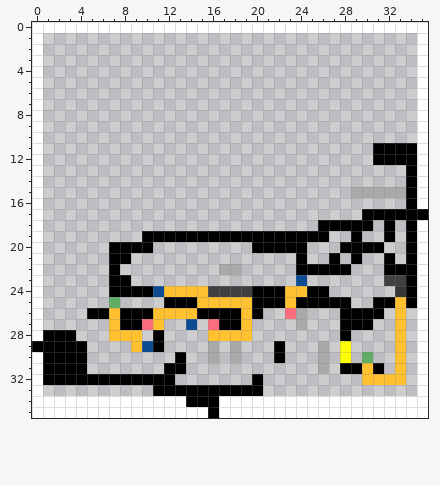
Two versions of one pixel-art sprite, AridArnold/Content/Campaigns/MainCampaign/Levels/0804.png. The first picture shows the starting point.
The file is 36x36 pixels. Colours within 5 levels of each other are drawn and written as one.
And afterwards:
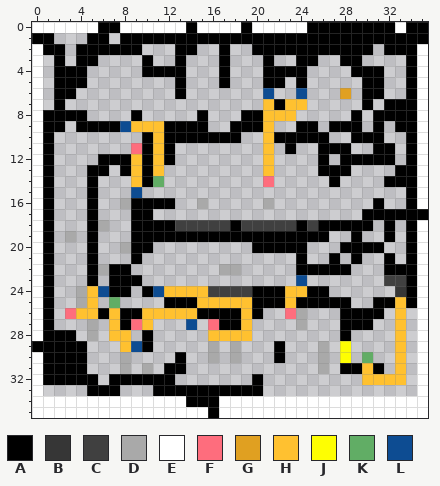
Palette (. is transparent): A #000000  B #363636  C #404040  D #a9a9a9fc  E #ffffff  F #ff6c7cfc  G #e0a021  H #ffc130  J #ffff00fc  K #61ad65  L #0d4c92
The edit:
@@ x 0..35 @@
- 0 EEEEEEEEEEEEEEEEEEEEEEEEEEEEEEEEEEEE
- 1 E..................................E
- 2 E..................................E
- 3 E..................................E
- 4 E..................................E
- 5 E..................................E
- 6 E..................................E
- 7 E..................................E
- 8 E..................................E
- 9 E..................................E
-10 E..................................E
-11 E..............................AAAAE
-12 E..............................AAAAE
-13 E.................................AE
-14 E.................................AE
-15 E............................DDDDDAE
-16 E.................................AE
-17 E.............................AAAAAA
-18 E.........................AAAAA.A.AE
-19 E.........AAAAAAAAAAAAAAAAA..A..A.AE
-20 E......AAAA.........AAAAA...AAAA..AE
-21 E......AA...............A..A.A..A.AE
-22 E......A.........DD.....AAAAA...AAAE
-23 E......AA...............L.......CCAE
-24 E......AAAALHHHHCCCCAAAHHAA......BAE
-25 E......K....AAAHHHHHAAAHAAAAA..AAHAE
-26 E....AAHAAAHHHHAAAAHA..FD...AAAA.H.E
-27 E......HAAFH..L.FAAH....D...AAA..H.E
-28 EAAA...HHH.A....HHHH........A....H.E
-29 AAAAA....HLA....D.D...A...D.J....H.E
-30 EAAAA........A..D.D...A...D.J.K..H.E
-31 EAAAA.......AA............D.AAHA.H.E
-32 EAAAAAAAAAAAA.......A.........HHHH.E
-33 E..........AAAAAAAAAA..............E
+ 0 EEEEEEAAEEEEEEAEEEEAEEEEEAAAAAAAAEAA
+ 1 AA...AA.AAAAAAAAAAAAAAAAAAAAAAAAAAAA
+ 2 EAA.AAAAAA...AA..A..AAAAAAAAAAA.AAAE
+ 3 E.A.AA....A..A...A...A..AA..AA....AE
+ 4 E.AAA.....AAAA...A...AAAA....AAA..AE
+ 5 E.AAA........A...A...AA.A.....AA..AE
+ 6 E.AA.........A.......L..L...G.AA..AE
+ 7 E.A..................HAHH.....A.AAAE
+ 8 EAAAA....A.....A...AAHHH.....A.AAAAE
+ 9 EAA.AAAALHHHAAAA..AAAH..AA.AAA.A.AAE
+10 EA........AHAAAAAAA..HAAAAA..AAA..AE
+11 EA.......FAHA........H.A..AAA..AA.AE
+12 EA....AAAHAHA........H....A.AAAAA.AE
+13 EA...AA.AHAH.........H....AAA....AAE
+14 EA...A...HAK.........F.....A....AAAE
+15 EA...A...L........................AE
+16 EA...A..DAAAA..D.....D.........A..AE
+17 EA...A...AA...................AAAAAA
+18 EA...AD..AAAACCCCCACCCCCACAAAAA.A.AE
+19 EA.D.A...AAAAAAAAAAAAAAAAAA..A..A.AE
+20 EA...A..DAA.........AAAAA...AAAA..AE
+21 EA...A...A..............A..A.A..A.AE
+22 EA...ADAA........DD.....AAAAA...AAAE
+23 EA...A.AAA..............L.......CCAE
+24 EA..DHLAA.ALHHHHCCCCAAAHHAA......BAE
+25 EA..DH.K....AAAHHHHHAAAHAAAAA..AAHAE
+26 EA.FHHAHAAHHHHHAAAAHA..FD...AAAA.H.E
+27 EA...D.HAFH...L.FAAH....D...AAA..H.E
+28 EAAA.D.HH.A.....HHHH........A....H.E
+29 AAAAA...HLA.....D.D...A...D.J....H.E
+30 EAAAA...D....A..D.D...A...D.J.K..H.E
+31 EAAAA...D.D.AA............D.AAHA.H.E
+32 EAAAAA.AAAAAA.......A.........HHHH.E
+33 E....AAA...AAAAAAAAAA..............E
 34 EEEEEEEEEEEEEEAAAEEEEEEEEEEEEEEEEEEE
